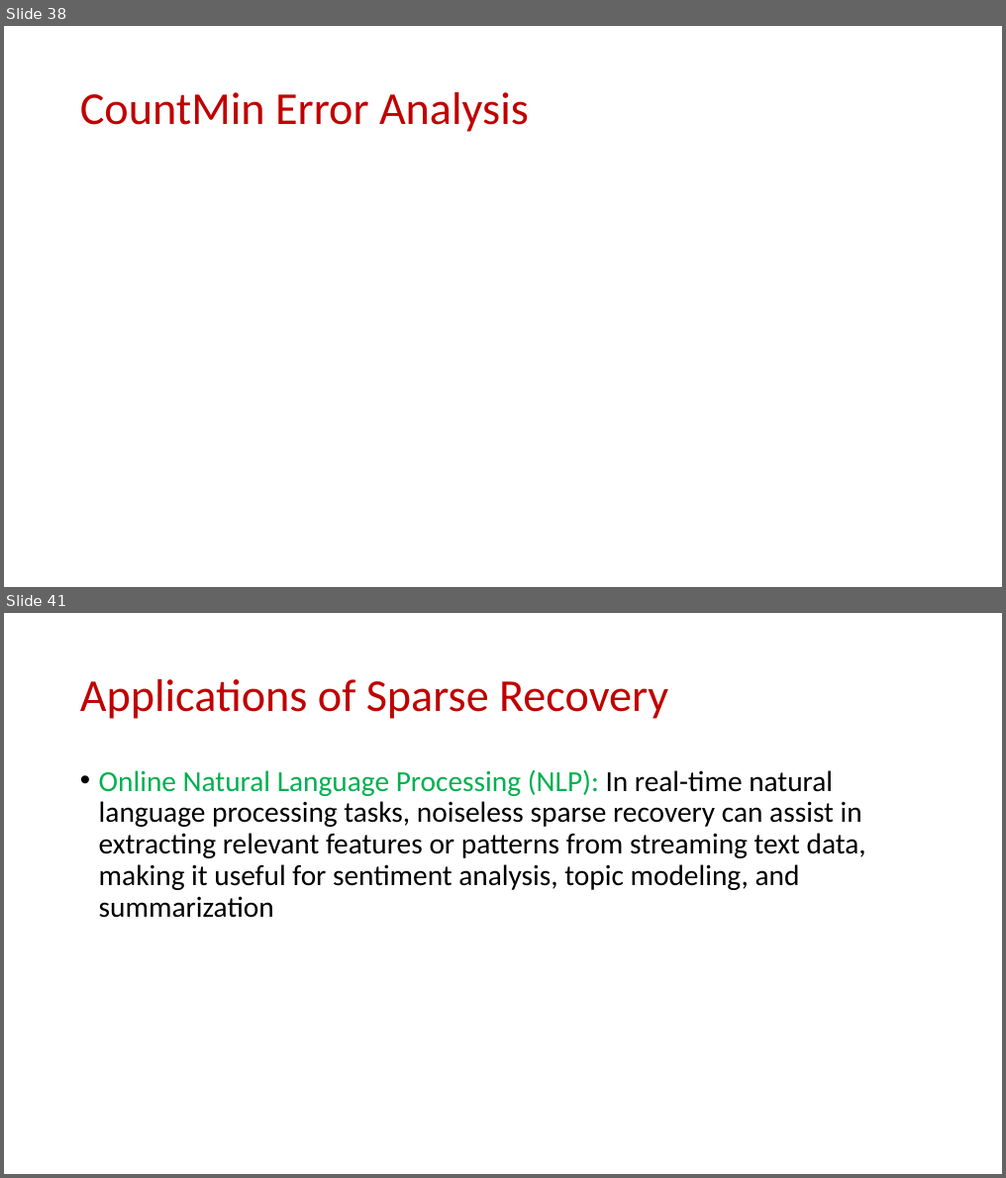
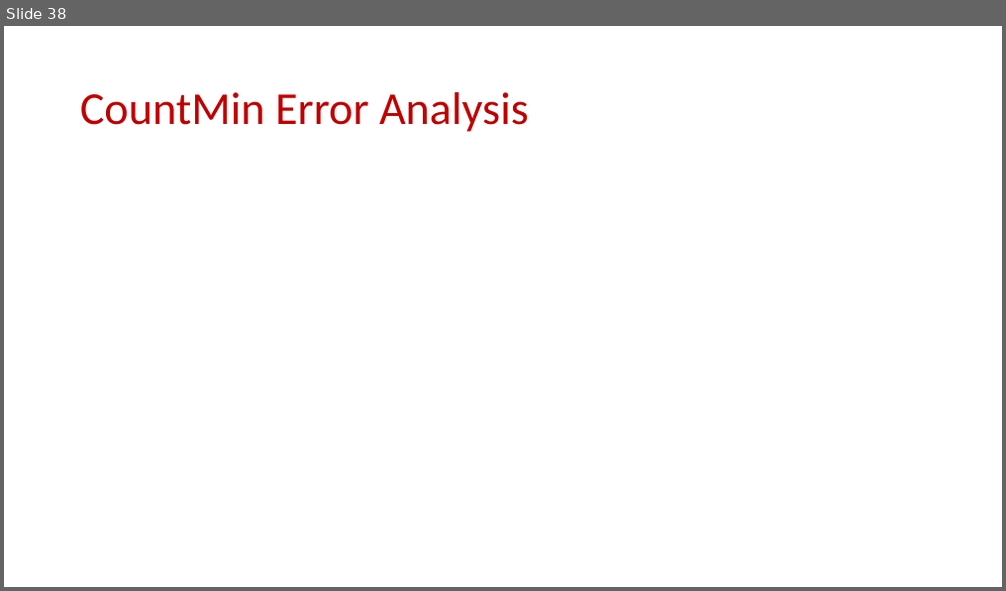
Before and after one commit to samsonzhou/samsonzhou.github.io, a slide deck: CSCE689-23/L11.pptx. Shown one above the other, each under a label of ours: slides 38 and 41 before the commit, slide 38 after it; the slides between them are not shown. The pictures are 1006x1178 and 1006x591 pixels, drawn with LibreOffice and Linux fonts; fonts in the diff are those of the drawing; grey boxes stand for pictures. Boxes give left, top, right and bottom in pixels: in the first picture for what was removed or moved away, otherwise in the second. Text is boxed around its words. In the diff, an @@ line names an element or a change of style, - is before the commit and + after.

```diff
--- a/CSCE689-23/L11.pptx
+++ b/CSCE689-23/L11.pptx
@@ slide 41 removed at (4, 613, 1002, 1174), background #FFFFFF @@
@@ title removed at (80, 679, 668, 719) @@
-Applications of Sparse Recovery
@@ text removed at (99, 769, 866, 918) @@
-• Online Natural Language Processing (NLP): In real-time natural language processing tasks, noiseless sparse recovery can assist in extracting relevant features or patterns from streaming text data, making it useful for sentiment analysis, topic modeling, and summarization
```
Also in this commit, not shown: 5 slides changed, 60 other slides removed, 1 other file.
